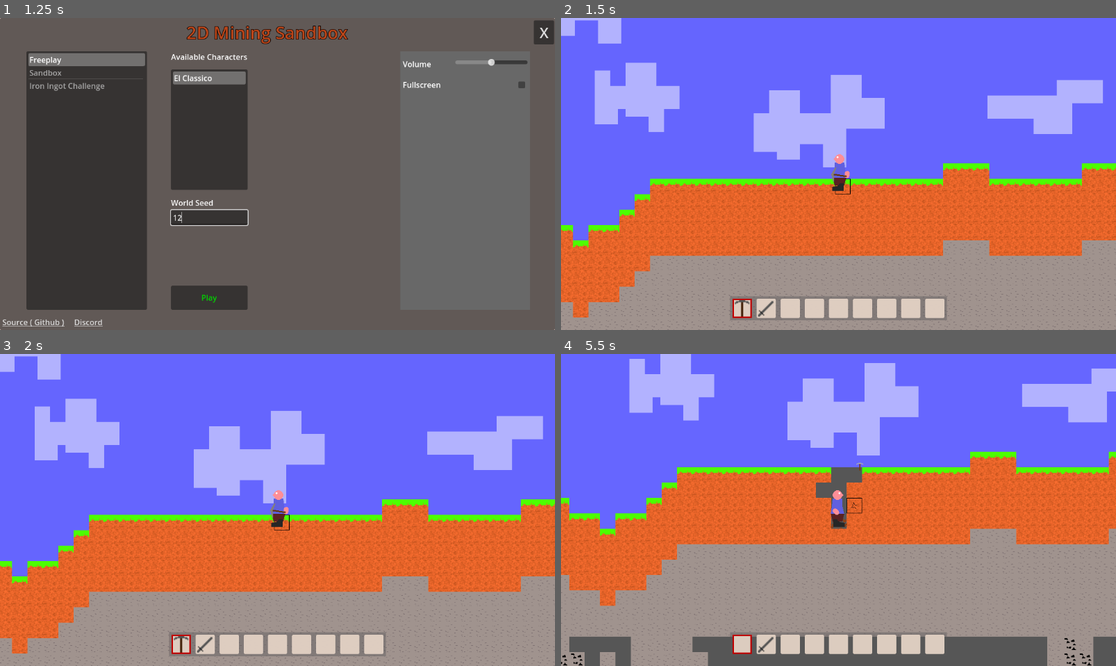
Above: before the commit, frames 1-4 (two rows, left to right).
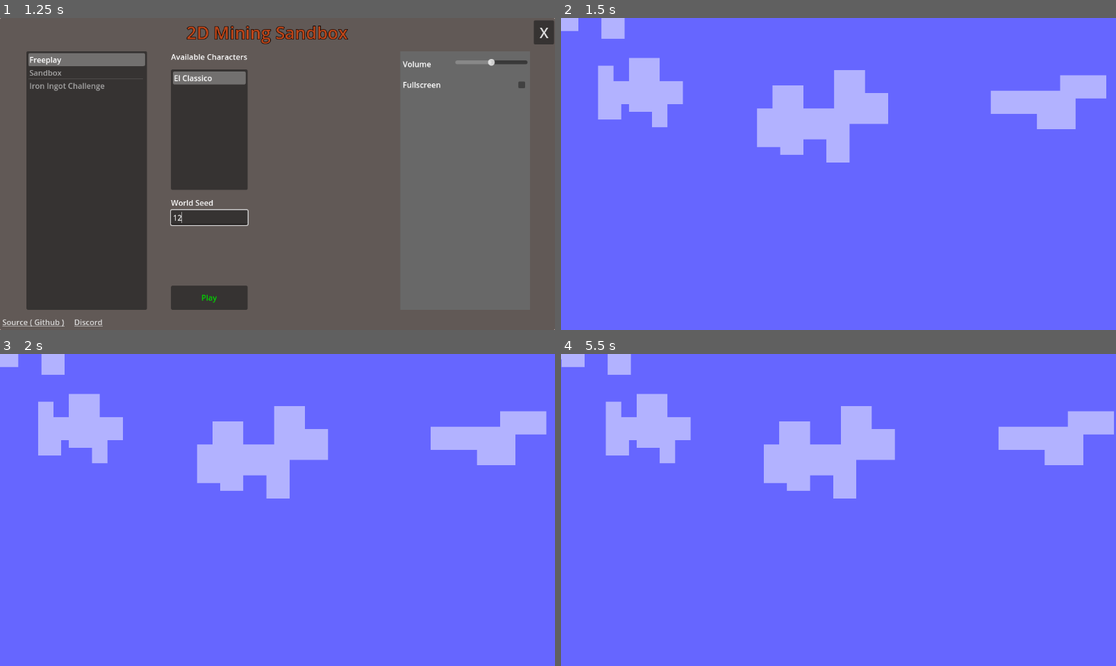
Above: after the commit, the same moments.

Repository: Griiimon/2D-Mining-Sandbox
Game: Godot game, scene res://game/startup.tscn
Same seed, same stepped clock (60 frames per second), same inputs: the game is played once before the commit and once after it. The engine's default icon, where the game draws it, is replaced by a stand-in: a white triangle on a blue panel in a dark square.
Inputs (mouse positions are in pixels of both pictures, inside the frame that each line leads up to):
- Up to frame 1 (1.25 s): click (210, 217) at 0.52 s; type "12" at 0.6 s
- Up to frame 2 (1.5 s): click "Play" at 1.25 s
- Up to frame 3 (2 s): no input
- Up to frame 4 (5.5 s): tap Enter at 2 s; drag from (744, 644) to (827, 510) at 2.02 s; drag from (766, 644) to (827, 510) at 2.77 s; move the mouse to (788, 644) at 3.52 s; hold A (left) 3.53-4.25 s; tap X (drop_item) at 3.6 s; click (788, 644) at 3.67 s; drag from (816, 644) to (860, 497) at 4.27 s; drag from (838, 644) to (849, 510) at 5.02 s

Frame 1 is identical in both runs. In frame 2, 50% of the frame differs, in the area x 0-100%, y 0-100%; in frame 3, 50%; in frame 4, 74%.
Error after the commit: Parse Error: Could not find type "MyWorldEnvironment" in the current scope. (res://game/world/world.gd:30)

Commit message:
toggle environment and background

Diff:
--- a/game/world/world.gd
+++ b/game/world/world.gd
@@ -10,6 +10,8 @@
 
 @export var enable_mob_spawner: bool= true
 @export var generator: TerrainGenerator
+@export var disable_environment: bool= false
+@export var disable_background: bool= false
 
 @export_category("Nodes")
 @export var chunks: Node2D
@@ -19,10 +21,13 @@
 @export var world_item_scene: PackedScene
 @export var world_chunk_scene: PackedScene
 
+
 @onready var chunk_updater: ChunkUpdater = $"Chunk Updater"
 @onready var mobs = $Mobs
 @onready var block_entities = $"Block Entities"
 @onready var mob_spawner = $"Mob Spawner"
+@onready var backgound = $Backgound
+@onready var environment: MyWorldEnvironment = $Environment
 
 
 var tick_entities: Array[BaseBlockEntity]
@@ -37,6 +42,15 @@
 
 func _ready():
 	set_physics_process(false)
+
+	if disable_background:
+		backgound.queue_free()
+
+	if disable_environment:
+		environment.queue_free()
+	else:
+		environment.init()
+
 	if generator:
 		generator.initialize()
 
